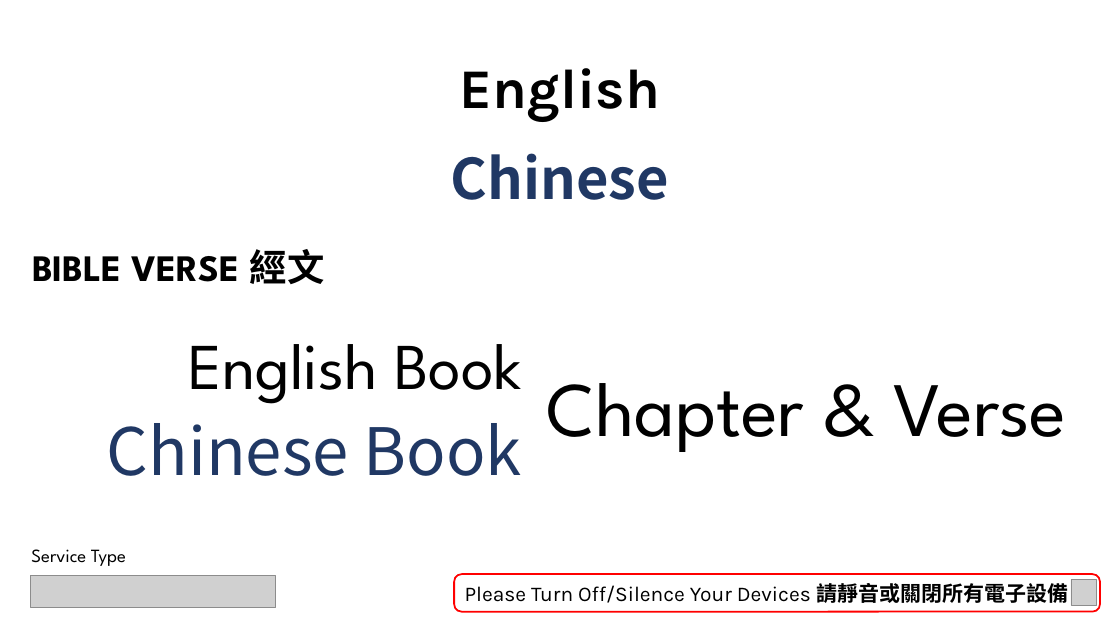
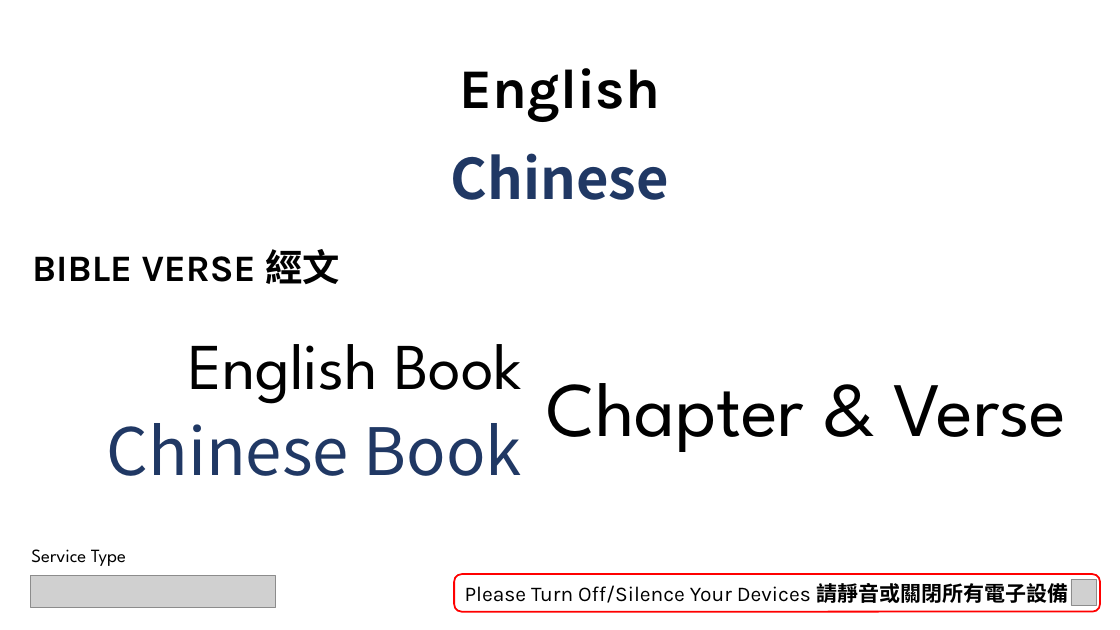
Before and after one commit to calebchanwy/tjc-powerpoint, a slide deck: slide 4 of TJCPowerPoint/bin/Debug/Files/ServiceWidescreen.pptx. Drawn at 1120x630 pixels with LibreOffice and Linux fonts; fonts in the diff are those of the drawing; grey boxes stand for pictures; background and template pictures are left out. Boxes give left, top, right and bottom in pixels: in the first picture for what was removed or moved away, otherwise in the second. Text is boxed around its words. In the diff, an @@ line names an element or a change of style, - is before the commit and + after.

```diff
--- a/TJCPowerPoint/bin/Debug/Files/ServiceWidescreen.pptx
+++ b/TJCPowerPoint/bin/Debug/Files/ServiceWidescreen.pptx
@@ text "BIBLE VERSE 經文" at bbox=[32, 249, 340, 284]: font League Spartan to Karla in "BIBLE VERSE"; font Noto Sans CJK TC to Karla in "經文" @@
```
Also in this commit, not shown: 2 other slides changed, 14 other files.
